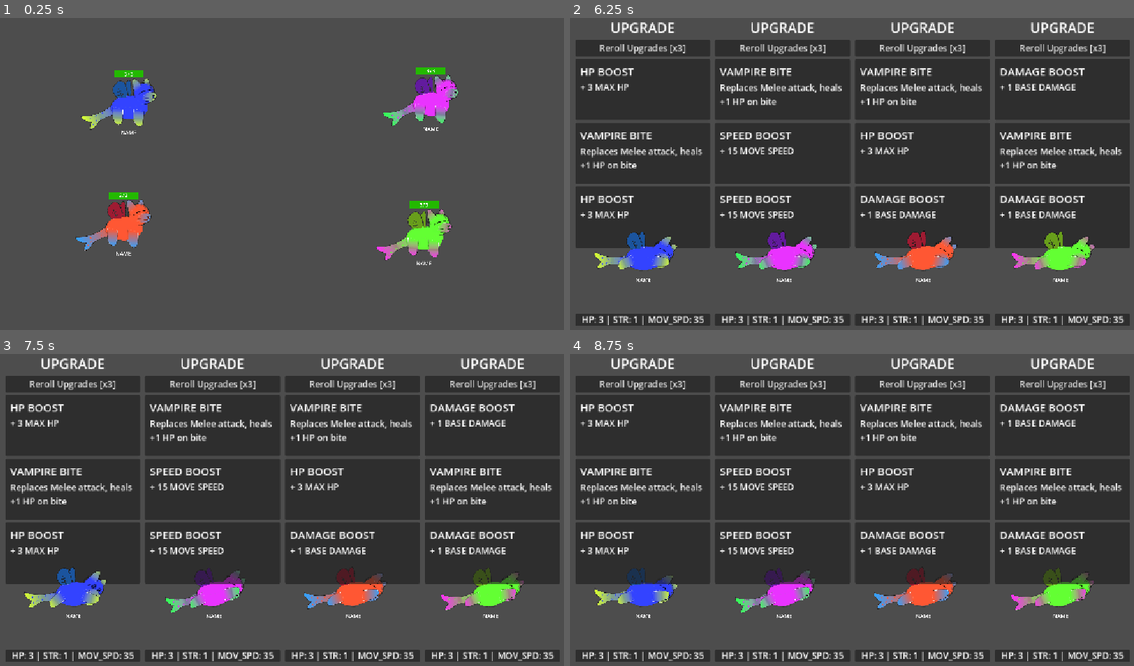
Above: before the commit, frames 1-4 (two rows, left to right).
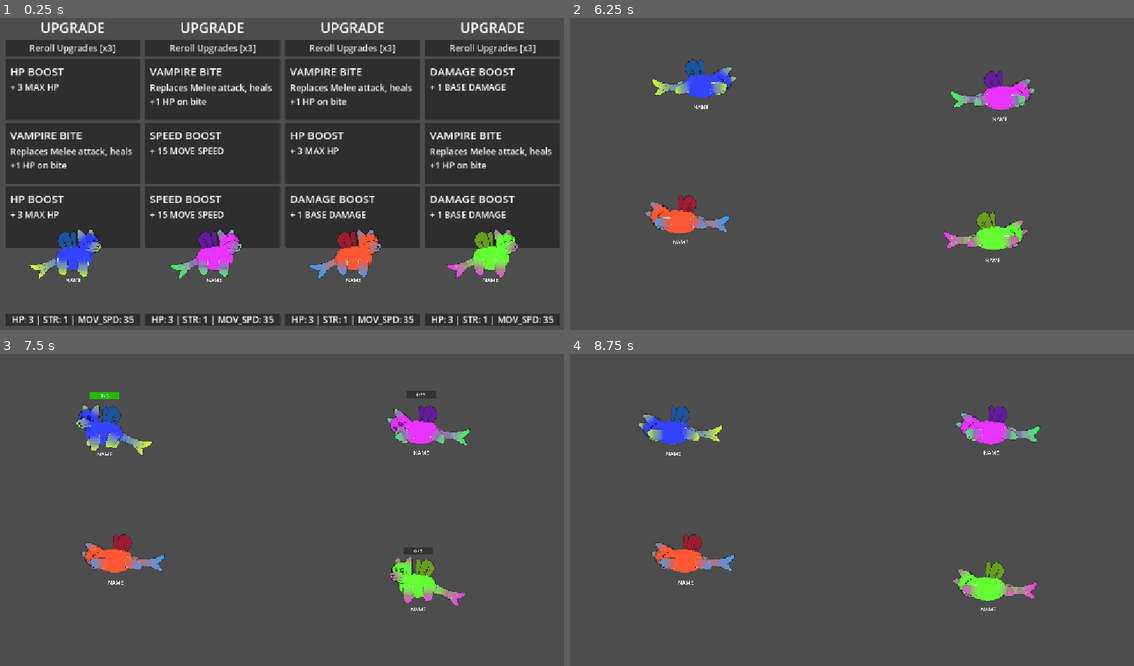
Above: after the commit, the same moments.

Repository: Galitie/tm2
Game: Godot game, scene res://test_scene.tscn
The game is run twice, just before and just after one commit, with the same random seed, the same clock (stepped at 60 frames per second) and the same inputs.
Inputs (mouse positions are in pixels of both pictures, inside the frame that each line leads up to):
- Up to frame 1 (0.25 s): no input
- Up to frame 2 (6.25 s): click (643, 49) at 0.5 s, where only the run after the commit has a clickable "Reroll Upgrades [x3]"; click (643, 49) at 1.25 s, where only the run after the commit has a clickable "Reroll Upgrades [x2]"; click (643, 49) at 2 s, where only the run after the commit has a clickable "Reroll Upgrades [x1]"; click (643, 89) at 2.77 s; tap Enter (ui_accept) at 3.5, 3.6, 3.77, 4.07, 4.35, 4.52, 4.82, 5.1, 5.75, 5.85, 6.02 s; hold Down (ui_down) 4.28-5.03 s
- Up to frame 3 (7.5 s): tap Enter (ui_accept) at 6.32, 6.6, 6.77, 7.07, 7.35 s; hold Down (ui_down) from 6.53 s (still down)
- Up to frame 4 (8.75 s): keep holding Down (ui_down); tap Enter (ui_accept) at 7.52, 7.82, 8.1 s

The runs differ from the first frame. In frame 1, 66% of the frame differs, in the area x 1-100%, y 1-99%; in frame 2, 65%; in frame 3, 66%; in frame 4, 66%.

Commit message:
Refactored so I can read my functions and QOL debug

Diff:
--- a/Cards/Resources/bite_lifesteal.tres
+++ b/Cards/Resources/bite_lifesteal.tres
@@ -8,7 +8,7 @@
 description = "Replaces Melee attack, heals +1 HP on bite"
 type = "attack"
 state_id = "bitelifesteal"
-limited_to_one = true
+unique = true
 attribute_1 = 0
 attribute_label_1 = ""
 attribute_amount_1 = 0
--- a/Cards/card_info.gd
+++ b/Cards/card_info.gd
@@ -1,11 +1,11 @@
 extends Resource
-
+class_name CardResourceScript
 
 @export var card_name : String
 @export_multiline var description: String
 @export_enum("attack", "charge_attack", "special", "block", "passive", "immediate") var type : String
 @export var state_id : String
-@export var limited_to_one : bool
+@export var unique : bool
 
 @export_group("Attributes")
 enum Attributes {NONE, HP, MOVE_SPEED, BASE_DAMAGE}
--- a/StateMachine/fight_start.gd
+++ b/StateMachine/fight_start.gd
@@ -14,7 +14,7 @@
 	turn_on_collisions()
 	monster.get_node("HPBar").visible = true
 	monster.z_index = 1
-	ChooseNewState.emit()
+	Transitioned.emit("wander")
 
 
 func turn_on_collisions():
--- a/StateMachine/upgrade.gd
+++ b/StateMachine/upgrade.gd
@@ -13,7 +13,10 @@
 	turn_off_collisions()
 	monster.velocity = Vector2()
 	monster.get_node("MonsterContainer").modulate = Color(1,1,1,1)
-	animation_player.play("get_up")
+	if monster.state_machine.current_state == KnockedOut:
+		animation_player.play("get_up")
+	else:
+		animation_player.play("idle")
 	monster.apply_hp(monster.max_hp)
 	monster.get_node("HPBar").visible = false
 	monster.z_index = 1
--- a/UI/player_upgrade_panel.gd
+++ b/UI/player_upgrade_panel.gd
@@ -31,7 +31,7 @@
 	var temp_resources = resource_array.duplicate(true)
 	for card in upgrade_cards:
 		var random_resource = temp_resources.pick_random()
-		if random_resource.limited_to_one:
+		if random_resource.unique:
 			temp_resources.erase(random_resource)
 		card.choose_card_resource(random_resource)
 		card.enable()
--- a/main.gd
+++ b/main.gd
@@ -1,12 +1,37 @@
 extends Node2D
 class_name Game
-@export var rounds : int = 10
-@onready var players = get_tree().get_nodes_in_group("Player")
-@onready var player_count = players.size()
-@onready var upgrade_menu = $UpgradePanel
+
+@export var total_rounds : int = 10
+@export var debug_mode : bool = true
+@export var start_in_fight_mode : bool
+
+@onready var players : Array[Node] = get_tree().get_nodes_in_group("Player")
+@onready var player_count : int = players.size()
+@onready var upgrade_menu : Node = $UpgradePanel
+
+
 var dead_monsters : int
+var current_round : int
+var current_mode : Modes
+enum Modes {FIGHT, UPGRADE}
 
-@export var debug_mode : bool = true
+
+func debug_stuff():
+	if Input.is_action_just_pressed("ui_accept") and current_mode == Modes.FIGHT:
+		var targetable_monsters: Array[CharacterBody2D] = []
+		var monster_collection : Array[Node] = get_tree().get_nodes_in_group("Monster")
+		for monster in monster_collection:
+			var state_machine = monster.get_node("StateMachine")
+			if state_machine.current_state != state_machine.states["knockedout"]:
+				targetable_monsters.append(monster)
+		if targetable_monsters.size():
+			var target_monster = targetable_monsters.pick_random()
+			target_monster.state_machine.transition_state("knockedout")
+	if Input.is_action_just_pressed("ui_accept") and current_mode == Modes.UPGRADE:
+		set_fight_mode()
+	if Input.is_action_just_pressed("ui_down"):
+		Globals.is_sudden_death_mode = false
+
 
 func _init():
 	Globals.game = self
@@ -19,6 +44,10 @@
 		card.connect("card_pressed", card_pressed)
 	for player_upgrade_panel in player_upgrade_panels:
 		player_upgrade_panel.connect("reroll_pressed", reroll_pressed)
+	if start_in_fight_mode:
+		set_fight_mode()
+	else:
+		set_upgrade_mode()
 
 
 func _process(_delta):
@@ -33,17 +62,24 @@
 
 
 func set_upgrade_mode():
+	current_mode = Modes.UPGRADE
+	check_if_game_over()
 	$SuddenDeathTimer.stop()
-	upgrade_menu.setup()
-	upgrade_menu.visible = true
+	Globals.is_sudden_death_mode = false
 	for player in players:
 		var monster = player.get_node("Monster")
 		var upgrade_pos = player.get_node("UpgradePos")
 		monster.state_machine.transition_state("upgradestart")
 		monster.global_position = upgrade_pos.global_position
+		player.upgrade_points = 3
+		player.rerolls = 3
+	upgrade_menu.setup()
+	upgrade_menu.visible = true
 
 
 func set_fight_mode():
+	current_mode = Modes.FIGHT
+	current_round += 1
 	$SuddenDeathTimer.start()
 	dead_monsters = 0
 	get_node("UpgradePanel").visible = false
@@ -60,74 +96,67 @@
 
 
 func _on_round_over_delay_timer_timeout():
-	for player in players:
-		player.upgrade_points = 3
-		player.rerolls = 3
 	set_upgrade_mode()
 
 
-
-func debug_stuff():
-	if Input.is_action_just_pressed("ui_accept"):
-		var targetable_monsters: Array[CharacterBody2D] = []
-		var monster_collection = get_tree().get_nodes_in_group("Monster")
-		for monster in monster_collection:
-			var state_machine = monster.get_node("StateMachine")
-			if state_machine.current_state != state_machine.states["knockedout"]:
-				targetable_monsters.append(monster)
-		if targetable_monsters.size():
-			var target_monster = targetable_monsters.pick_random()
-			target_monster.state_machine.transition_state("knockedout")
-	if Input.is_action_just_pressed("ui_down"):
-		Globals.is_sudden_death_mode = false
+func _on_upgrade_over_delay_timer_timeout():
+	set_fight_mode()
 
 
 func card_pressed(card):
-	if card.chosen_resource.limited_to_one:
-		card.upgrade_panel.resource_array.erase(card.chosen_resource)
+	var chosen_card = card.chosen_resource
+	if chosen_card.unique:
+		card.upgrade_panel.resource_array.erase(chosen_card)
 	var player = card.upgrade_panel.player
 	player.upgrade_points -= 1
-	if card.chosen_resource.attribute_1 != 0:
-		if card.chosen_resource.attribute_1 == 1: #HP
-			player.monster.max_hp += card.chosen_resource.attribute_amount_1
+	if chosen_card.attribute_1 != CardResourceScript.Attributes.NONE:
+		if chosen_card.attribute_1 == CardResourceScript.Attributes.HP:
+			player.monster.max_hp += chosen_card.attribute_amount_1
 			player.monster.apply_hp(player.monster.max_hp)
-		if card.chosen_resource.attribute_1 == 2: #MOVE_SPEED
-			player.monster.move_speed += card.chosen_resource.attribute_amount_1
-		if card.chosen_resource.attribute_1 == 3: #BASE_DAMAGE
-			player.monster.base_damage += card.chosen_resource.attribute_amount_1
+		if chosen_card.attribute_1 == CardResourceScript.Attributes.MOVE_SPEED:
+			player.monster.move_speed += chosen_card.attribute_amount_1
+		if chosen_card.attribute_1 == CardResourceScript.Attributes.BASE_DAMAGE:
+			player.monster.base_damage += chosen_card.attribute_amount_1
 	# Sometimes I want to replace slots, not just add potential states...
-	if card.chosen_resource.state_id and not player.monster.state_machine.state_choices.has(card.chosen_resource.state_id):
-		player.monster.state_machine.state_choices.append(card.chosen_resource.state_id)
+	if chosen_card.state_id and not player.monster.state_machine.state_choices.has(chosen_card.state_id):
+		player.monster.state_machine.state_choices.append(chosen_card.state_id)
 	card.upgrade_panel.update_stats()
 	check_if_upgrade_round_over(card, player)
 
 
 func check_if_upgrade_round_over(card, player):
+	var upgrade_panel = card.upgrade_panel
 	if player.upgrade_points > 0:
-		var deep_copy = card.upgrade_panel.resource_array.duplicate(true)
-		for panel_card in card.upgrade_panel.upgrade_cards:
-			if panel_card.chosen_resource.limited_to_one:
+		var deep_copy = upgrade_panel.resource_array.duplicate(true)
+		for panel_card in upgrade_panel.upgrade_cards:
+			if panel_card.chosen_resource.unique:
 				deep_copy.erase(panel_card.chosen_resource)
 		card.choose_card_resource(deep_copy.pick_random())
 	else:
-		card.upgrade_panel.disable_cards()
-		card.upgrade_panel.reroll_button.text = "Out of Rerolls"
-		card.upgrade_panel.reroll_button.disabled = true
+		upgrade_panel.disable_cards()
+		upgrade_panel.reroll_button.text = "Out of Rerolls"
+		upgrade_panel.reroll_button.disabled = true
 	var players_have_no_points = true
 	for p in players:
 		if p.upgrade_points > 0:
 			players_have_no_points = false
 			break
 	if players_have_no_points:
-		set_fight_mode()
+		$UpgradeOverDelayTimer.start()
 
 
 func reroll_pressed(upgrade_panel):
-	if upgrade_panel.player.rerolls > 0 and upgrade_panel.player.upgrade_points > 0:
-		upgrade_panel.player.rerolls -= 1
+	var player = upgrade_panel.player
+	if player.rerolls > 0 and player.upgrade_points > 0:
+		player.rerolls -= 1
 		upgrade_panel.setup_cards()
-	if upgrade_panel.player.rerolls != 0 and upgrade_panel.player.upgrade_points > 0:
-		upgrade_panel.reroll_button.text = "Reroll Upgrades " + "[x" + str(upgrade_panel.player.rerolls)+ "]"
+	if player.rerolls != 0 and player.upgrade_points > 0:
+		upgrade_panel.reroll_button.text = "Reroll Upgrades " + "[x" + str(player.rerolls)+ "]"
 	else:
 		upgrade_panel.reroll_button.text = "Out of Rerolls"
 		upgrade_panel.reroll_button.disabled = true
+
+
+func check_if_game_over():
+	if current_round == total_rounds:
+		print("game over")
--- a/monster.tscn
+++ b/monster.tscn
@@ -1091,6 +1091,18 @@
 "update": 0,
 "values": [0.0488692]
 }
+tracks/14/type = "value"
+tracks/14/imported = false
+tracks/14/enabled = true
+tracks/14/path = NodePath("Monster/MonsterContainer/Parts/BodyHorizontal/Head/Eyes/Spider:animation")
+tracks/14/interp = 1
+tracks/14/loop_wrap = true
+tracks/14/keys = {
+"times": PackedFloat32Array(0),
+"transitions": PackedFloat32Array(1),
+"update": 1,
+"values": [&"default"]
+}
 
 [sub_resource type="Animation" id="Animation_u8wmr"]
 resource_name = "knocked_out"
@@ -2094,7 +2106,8 @@
 [node name="BodyHorizontal" type="Sprite2D" parent="MonsterContainer/Parts"]
 z_index = 1
 use_parent_material = true
-rotation = 0.0486036
+position = Vector2(0, 21)
+rotation = 0.0488692
 texture = ExtResource("1_23gn5")
 
 [node name="Wings" type="Node2D" parent="MonsterContainer/Parts/BodyHorizontal"]
@@ -2121,6 +2134,7 @@
 [node name="Head" type="Node2D" parent="MonsterContainer/Parts/BodyHorizontal"]
 use_parent_material = true
 position = Vector2(76, -44)
+rotation = -0.0890118
 
 [node name="Round" type="Sprite2D" parent="MonsterContainer/Parts/BodyHorizontal/Head"]
 use_parent_material = true
@@ -2254,7 +2268,7 @@
 [node name="Tail" type="Node2D" parent="MonsterContainer/Parts/BodyHorizontal"]
 z_index = -1
 use_parent_material = true
-position = Vector2(-98, -2)
+position = Vector2(-72.11, -17.19)
 
 [node name="Tail_Mermaid" type="Sprite2D" parent="MonsterContainer/Parts/BodyHorizontal/Tail"]
 use_parent_material = true
--- a/test_scene.tscn
+++ b/test_scene.tscn
@@ -10,6 +10,7 @@
 
 [node name="Game" type="Node2D"]
 script = ExtResource("1_fnpeg")
+total_rounds = 1
 
 [node name="Walls" type="StaticBody2D" parent="."]
 
@@ -108,9 +109,13 @@
 wait_time = 1.75
 one_shot = true
 
+[node name="UpgradeOverDelayTimer" type="Timer" parent="."]
+one_shot = true
+
 [node name="SuddenDeathTimer" type="Timer" parent="."]
 wait_time = 60.0
 one_shot = true
 
 [connection signal="timeout" from="RoundOverDelayTimer" to="." method="_on_round_over_delay_timer_timeout"]
+[connection signal="timeout" from="UpgradeOverDelayTimer" to="." method="_on_upgrade_over_delay_timer_timeout"]
 [connection signal="timeout" from="SuddenDeathTimer" to="." method="_on_sudden_death_timer_timeout"]
Not shown, changed: Todo.txt
